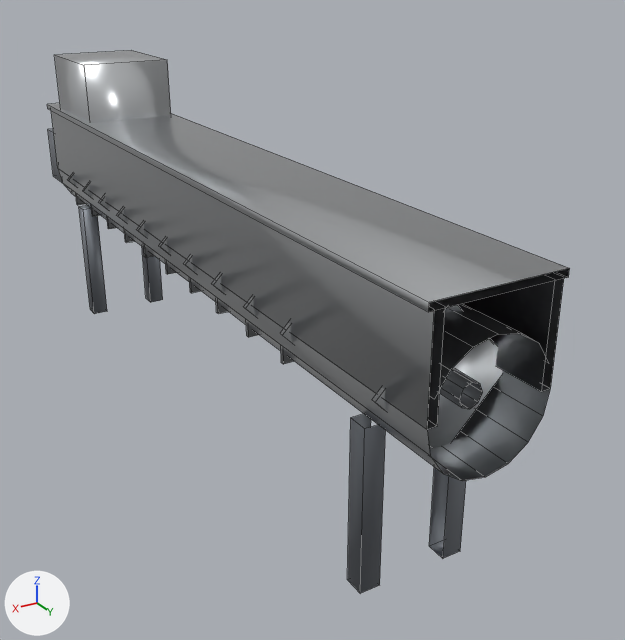
The FBX model Tools/butchery/fbx/SM_SCREW_CONVEYOR.fbx as it was, and as the next commit left it.
Before and after are seen from a 50 mm camera at (1.75, 4.05, 2.26) aimed at (-0.38, 0.51, 0.48). Every picture has the same lights, and +X, +Y and +Z are marked at lower left. The first picture is the older version. Mesh edges are drawn as thin lines.

Names of what the first picture shows: 'SM_SCREW_CONVEYOR'.
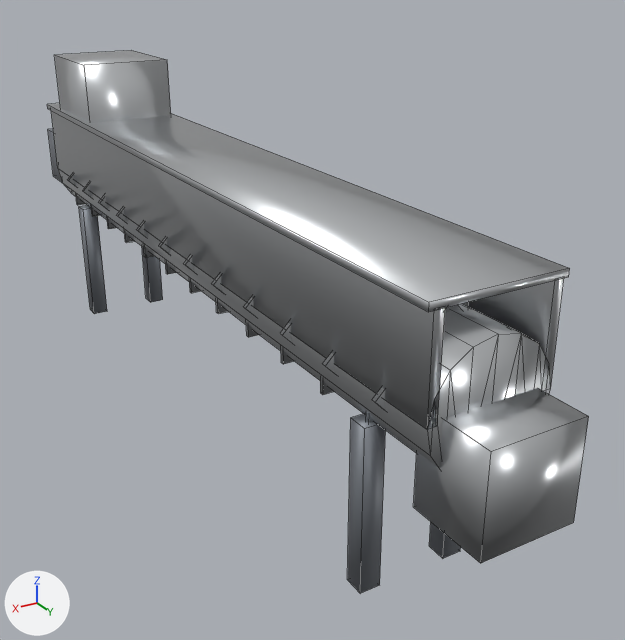
The newer file is also turned or shifted as a whole; pictures and numbers use the older file's frame.

Edits to the bpy script that builds the scene:
```text
Change me_sm_screw_conveyor:
    used by ob_sm_screw_conveyor; location = (0.0, 0.0, 0.0)
    remove me_sm_screw_conveyor.from_pydata(...)  # 288 vertices, 212 faces; spans x -0.3..0.3, y -2.25..2.25, z 0.0..1.65
    add me_sm_screw_conveyor.from_pydata(...)  # 320 vertices, 263 faces; spans x -0.3..0.3, y -2.25..2.47, z 0.0..1.65
    me_sm_screw_conveyor part 1: a new loose piece, a box spanning x -0.2..0.2, y 2.13..2.47, z 0.52..0.92, in mat_m_butchery_stainless (light grey #dddfe2)
    me_sm_screw_conveyor part 2: a new loose piece, a box spanning x -0.21..0.21, y 1.54..1.56, z 0.69..1.11, in mat_m_butchery_steelbrushed (light grey #c8cbce)
    me_sm_screw_conveyor part 3: the loose piece of 8 vertices spanning x -0.3..0.3, y 2.01..2.03, z 0.6..1.2 is copied, and the copy is turned -90 degrees about the y axis through its middle, then moved by (0.0, -0.31, 0.0); it spans x -0.3..0.3, y 1.7..1.72, z 0.6..1.2
    me_sm_screw_conveyor part 4: a new loose piece, a box spanning x -0.21..0.21, y 1.85..1.87, z 0.69..1.11, in mat_m_butchery_steelbrushed (light grey #c8cbce)
    me_sm_screw_conveyor part 5
    17 new faces join them, mat_m_butchery_stainless (light grey #dddfe2)
    4 new faces join them, mat_m_butchery_paintedframe (grey #868b93)
    6 new faces join them, mat_m_butchery_steelbrushed (light grey #c8cbce)
```

Pixel boxes [x1, y1, x2, y2] of what changed, in the pictures (625 x 640 px):
'SM_SCREW_CONVEYOR', reshaped: before [47, 50, 570, 593]; after [47, 50, 589, 593]
part 1 of me_sm_screw_conveyor, added: after [413, 388, 589, 563]
part 2 of me_sm_screw_conveyor, added (mostly hidden): after [320, 378, 334, 395]
part 3 of me_sm_screw_conveyor, added (mostly hidden): after [322, 353, 336, 374]
part 4 of me_sm_screw_conveyor, added (mostly hidden): after [366, 302, 469, 423]
part 5 of me_sm_screw_conveyor, added: after [351, 268, 570, 558]
